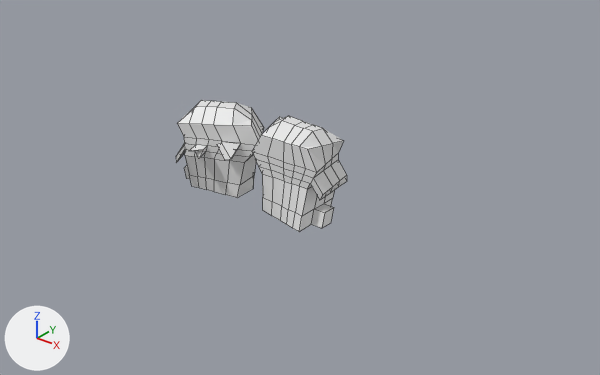
The Blender file Reichenbach.blend: old version first, new version second.
Camera for both pictures: a camera (50 mm lens) standing at (509.0, -659.0, 446.0) and looking at (43.0, -77.0, 85.0). The axes (+X, +Y, +Z) are drawn at lower left. The lights are the same throughout. The older version comes first. Mesh edges are drawn as thin lines.
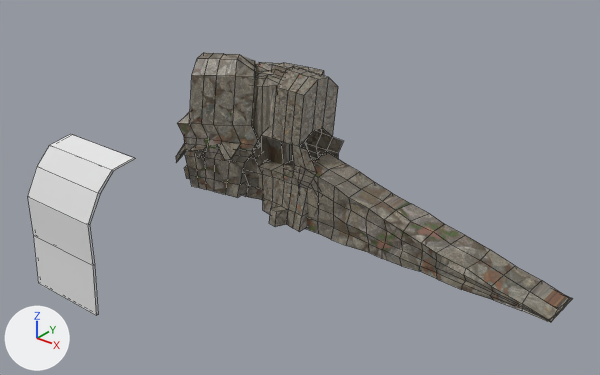
Where the change shows, as pixel boxes (x1, y1, x2, y2) in the pictures (600 x 375 px; the box of a moved part takes in the faces that stretch with it):
'Cube.003', added
    after: (298, 151, 572, 322)
'Cube', reshaped (43% taller)
    before: (252, 116, 347, 232)
    after: (252, 66, 343, 232)
'Plane', added
    after: (27, 134, 135, 315)
'Cube.001', reshaped (47% taller)
    before: (176, 100, 264, 198)
    after: (176, 53, 260, 198)
'Cube.002', added
    after: (243, 62, 324, 200)
part 1 of me_cube, moved or reshaped
    before: (252, 116, 347, 224)
    after: (260, 66, 338, 227)
part 2 of me_cube, recoloured (white to grey)
    before: (259, 117, 340, 232)
    after: (252, 126, 343, 232)
part 3 of me_cube_002, built on
    before: (189, 100, 252, 126)
    after: (189, 53, 255, 126)
part 4 of me_cube_002, recoloured (white to grey)
    both: (176, 112, 258, 198)

Patch to the scene script:
```diff
--- a/Reichenbach.blend.py
+++ b/Reichenbach.blend.py
@@ mat_gray_rocks_001 @@
+mat_gray_rocks_001 = bpy.data.materials.new('gray_rocks.001')
+# uses the picture img_gray_rocks_diff_png_001
@@ me_cube @@
 # used by ob_cube; location = (-18.9, 0.0, 44.1); scale = (0.462, 0.462, 0.462)
-me_cube.from_pydata(...)  # 149 vertices, 144 faces; spans x -170.0..81.0, y -51.0..159.0, z -103.0..131.0
+me_cube.from_pydata(...)  # 161 vertices, 141 faces; spans x -170.0..81.0, y -77.0..159.0, z -103.0..257.0
+# me_cube part 1
+# 13 vertices are removed from x -85.0..62.0, y -21.0..110.0, z -21.0..130.0
+# 33 faces are deleted
+# 14 vertices are added at x -62.0..23.0, y -77.0..115.0, z -97.0..256.0
+# 6 new vertices lie (5.0, 12.0, 126.0) away from vertices in x -97.0..21.0, y 28.0..103.0, z 91.0..131.0
+# 5 new vertices lie (0.0, 125.0, 0.0) away from vertices in x -114.0..21.0, y -21.0, z 17.0
+# 30 new faces join them
+# me_cube part 2: 111 faces spanning x -170.0..81.0, y -51.0..159.0, z -103.0..131.0 switch from mat_material (white #e7e7e7) to mat_gray_rocks_001
@@ me_cube_002 @@
 # used by ob_cube_001; location = (-174.1, 22.7, 44.1); rotation_euler = (0.0, 0.0, -2.76), in degrees (0, 0, -158); scale = (0.462, 0.462, 0.462)
-me_cube_002.from_pydata(...)  # 149 vertices, 144 faces; spans x -170.0..81.0, y -51.0..159.0, z -103.0..131.0
+me_cube_002.from_pydata(...)  # 171 vertices, 166 faces; spans x -170.0..81.0, y -106.0..159.0, z -103.0..257.0
+# me_cube_002 part 3
+# 6 vertices are removed from x -88.0..-10.0, y 28.0..66.0, z 126.0..131.0
+# 12 faces are deleted
+# 8 vertices are added at x -144.0..10.0, y 19.0..56.0, z 229.0..257.0
+# 6 new vertices lie (-9.0, -9.0, 126.0) away from vertices in x -148.0..17.0, y -21.0..103.0, z 96.0..128.0
+# 6 new vertices lie (-10.0, -9.0, 126.0) away from vertices in x -103.0..21.0, y -21.0..103.0, z 91.0..103.0
+# 26 new faces join them
+# me_cube_002 part 4: 130 faces spanning x -170.0..81.0, y -51.0..159.0, z -103.0..128.0 switch from mat_material_002 (white #e7e7e7) to mat_gray_rocks_001
+# other edits to the shape of me_cube_002 do not show in these pictures
@@ ob_plane @@
+ob_plane = bpy.data.objects.new('Plane', me_plane)  # 24 vertices, 22 faces; spans x -57.0..52.0, y -1.0..50.0, z -151.0..1.0
+ob_plane.location = (-94.7, -214.5, 141.7)
+ob_plane.rotation_euler = (0.0, 0.0, 3.134)  # degrees (0, 0, 180)
@@ ob_cube_003 @@
+ob_cube_003 = bpy.data.objects.new('Cube.003', me_cube_003)  # 162 vertices, 160 faces; spans x -1.0..1.03, y -0.97..1.2, z -9.41..1.16
+ob_cube_003.location = (140.3, 17.6, 1.4)
+ob_cube_003.scale = (-149.0, -24.8, -7.24)
@@ ob_cube_002 @@
+ob_cube_002 = bpy.data.objects.new('Cube.002', me_cube_001)  # 138 vertices, 136 faces; spans x -1.31..1.08, y -0.25..1.91, z -2.91..1.14
+ob_cube_002.location = (-100.4, 82.9, 35.0)
+ob_cube_002.scale = (-39.8, -39.8, -39.8)
```
